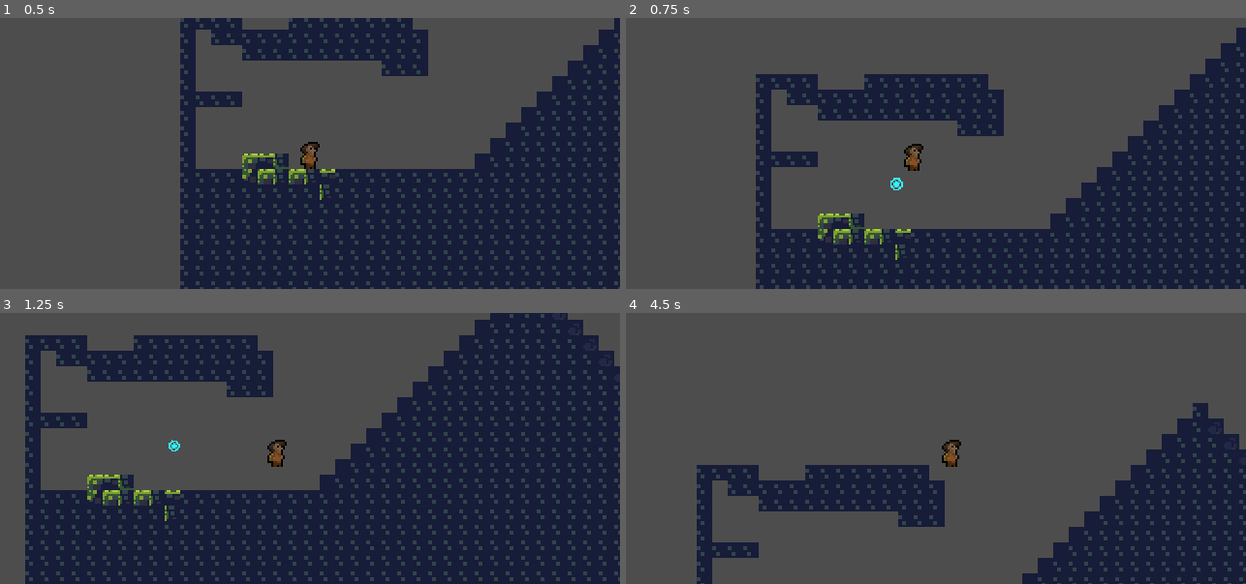
Above: before the commit, frames 1-4 (two rows, left to right).
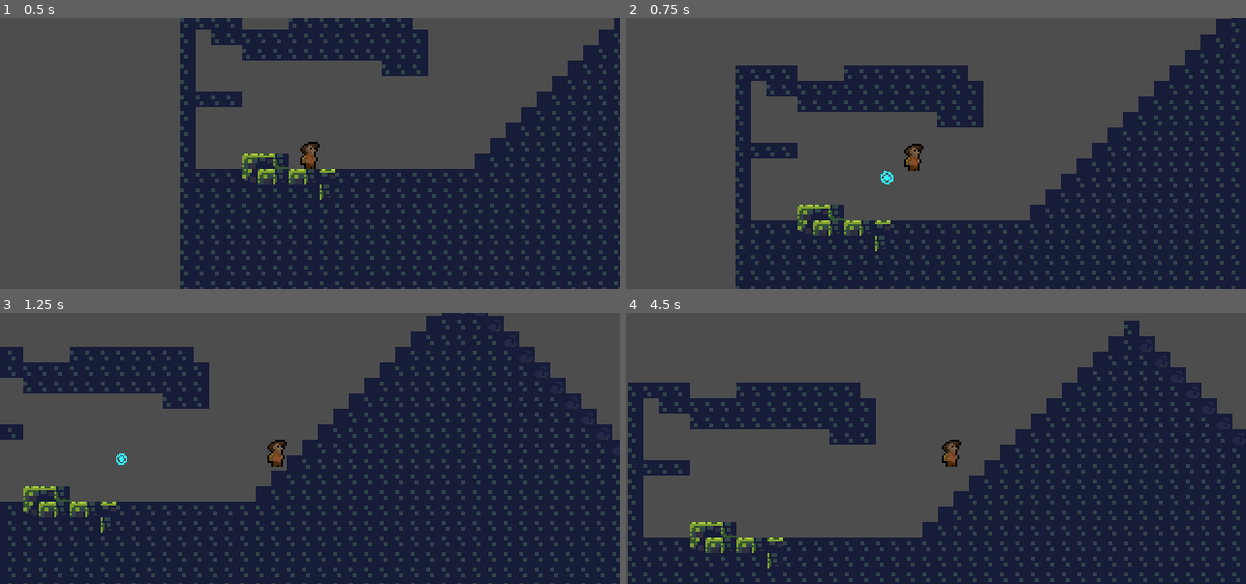
Above: after the commit, the same moments.

Repository: tetraminus/GrappleFormer
Game: Godot game, scene res://Rooms/Test/TestRoom1.tscn
Two runs of this game, one before a commit and one after it. Both use one fixed random seed, a clock stepped at 60 frames per second and the inputs below.
Inputs (mouse positions are in pixels of both pictures, inside the frame that each line leads up to):
- Up to frame 1 (0.5 s): no input
- Up to frame 2 (0.75 s): tap Enter at 0.5 s; move the mouse to (1072, 139) at 0.52 s; hold D (move_right) from 0.53 s (still down); hold Space (jump) from 0.53 s (still down); click (1072, 139) at 0.6 s
- Up to frame 3 (1.25 s): keep holding D (move_right); keep holding Space (jump)
- Up to frame 4 (4.5 s): move the mouse to (812, 462) at 1.27 s; release D (move_right) at 1.28 s; release Space (jump) at 1.28 s; hold S (move_down) 1.28-2.03 s; tap Space (jump) at 1.35, 1.52, 1.82, 3.02, 3.32, 4.35 s; click (812, 462) at 1.55 s; move the mouse to (998, 388) at 2.02 s; hold Space (jump) 2.03-2.78 s; hold D (move_right) 2.03-3.53 s; click (998, 388) at 2.1 s; move the mouse to (905, 502) at 2.77 s; right-click (905, 502) at 2.85 s; click (905, 502) at 3.05 s; move the mouse to (1122, 489) at 3.52 s; hold Space (jump) 3.53-4.28 s; hold A (move_left) from 3.53 s (still down); click (1122, 489) at 3.6 s; move the mouse to (750, 407) at 4.27 s

Frame 1 is identical in both runs. In frame 2, 20% of the frame differs, in the area x 17-100%, y 0-100%; in frame 3, 32%; in frame 4, 44%, in the area x 0-100%, y 2-100%.

Commit message:
made the player feel better to control imo

Diff:
--- a/GrappleHolder.gd
+++ b/GrappleHolder.gd
@@ -10,7 +10,7 @@
 func _ready():
 	ray.target_position = Vector2(grappledistance,0)
 	player = owner as Player
-	DisplayServer.mouse_set_mode(DisplayServer.MOUSE_MODE_CONFINED)
+	#DisplayServer.mouse_set_mode(DisplayServer.MOUSE_MODE_CONFINED)
 
 
 func _process(_delta):
--- a/Rooms/Test/TestRoom1.tscn
+++ b/Rooms/Test/TestRoom1.tscn
@@ -646,10 +646,6 @@
 [node name="player" parent="." instance=ExtResource("2_732wx")]
 position = Vector2(67, 8)
 collision_priority = 100.0
-speed = 20
-max_speed = 200
-jump_speed = 200
-base_gravity = 6
 
 [node name="TileMap" type="TileMap" parent="."]
 tile_set = SubResource("TileSet_wuuuw")
--- a/Rooms/level1_1.tscn
+++ b/Rooms/level1_1.tscn
@@ -209,7 +209,7 @@
 
 [node name="TileMap" type="TileMap" parent="."]
 rotation = 0.00100954
-scale = Vector2(16, 16)
+scale = Vector2(2, 2)
 tile_set = SubResource("TileSet_bo12x")
 format = 2
 layer_0/tile_data = PackedInt32Array(131071, 65536, 0, 65536, 65536, 0, 65537, 65536, 0, 65538, 65536, 0, 65539, 327680 …(4228 unchanged characters)…
--- a/player.tscn
+++ b/player.tscn
@@ -247,6 +247,10 @@
 can_sleep = false
 lock_rotation = true
 script = ExtResource("1_2nm25")
+speed = 50
+max_speed = 100
+jump_speed = 200
+base_gravity = 10
 
 [node name="GrappleVis" type="GPUParticles2D" parent="."]
 amount = 10
@@ -263,8 +267,8 @@
 [node name="Camera2D" type="Camera2D" parent="."]
 
 [node name="GrappleHolder" parent="." instance=ExtResource("3_m87yc")]
-grappledistance = 1250
-grapplespeed = 1250
+grappledistance = 150
+grapplespeed = 400
 
 [node name="Icon" type="AnimatedSprite2D" parent="."]
 material = SubResource("ShaderMaterial_ox2kd")
